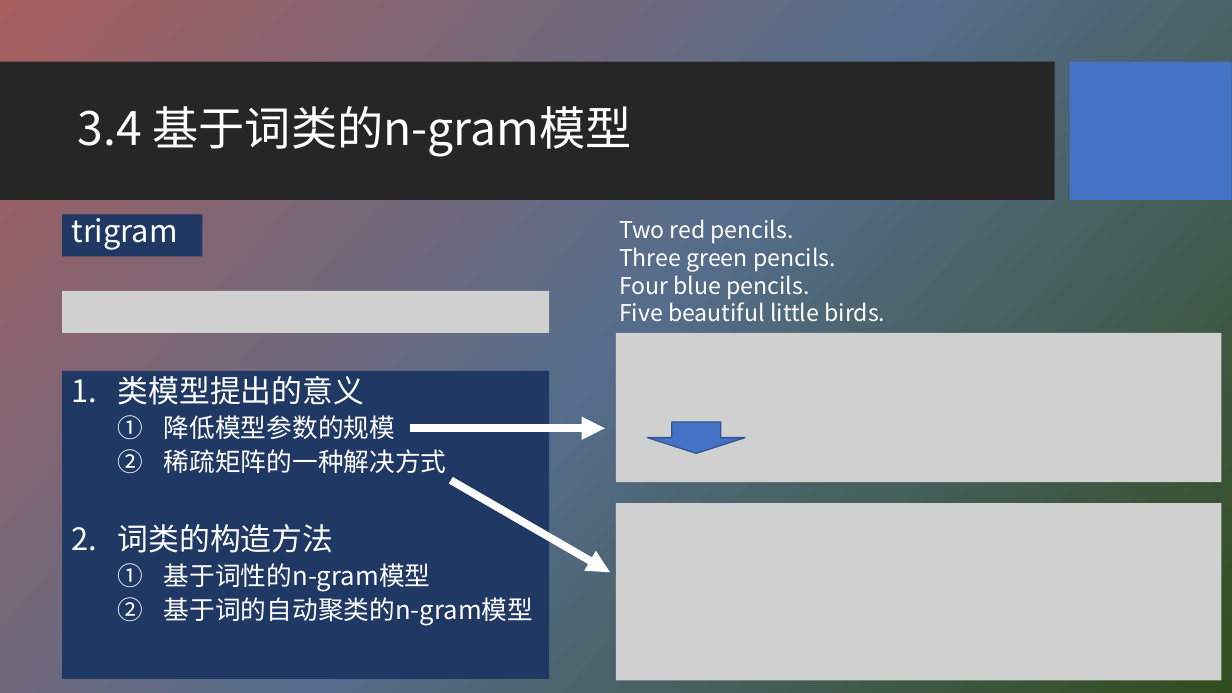
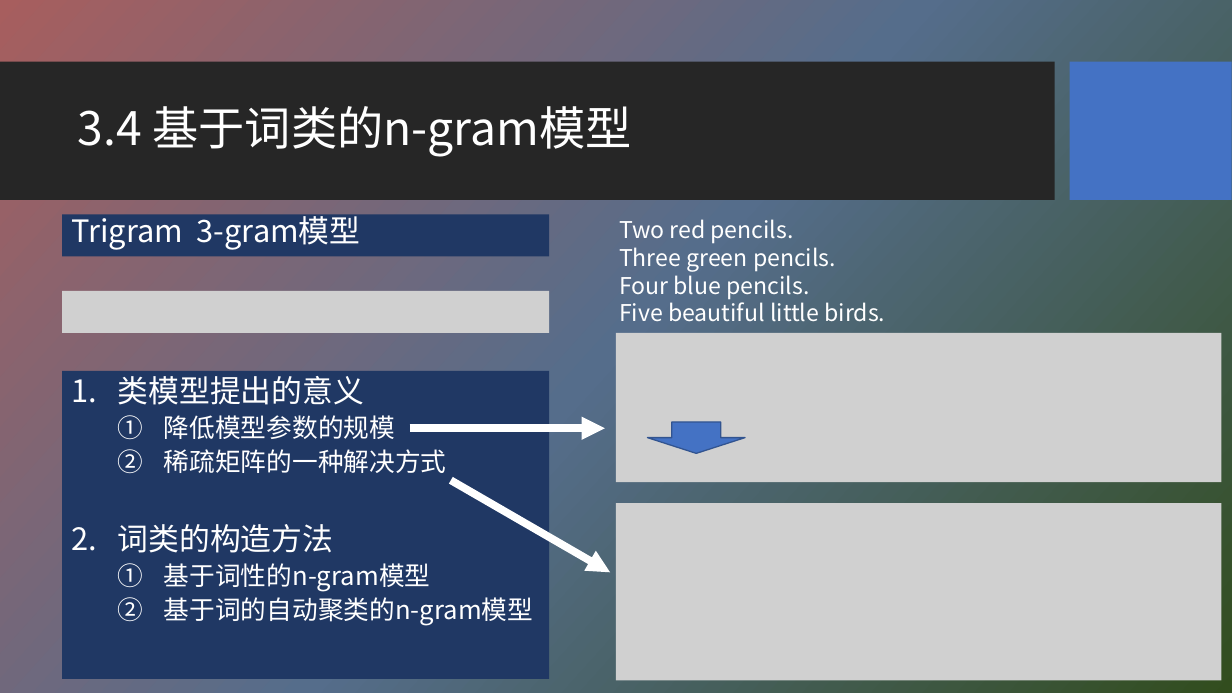
Before and after one commit to HBU/NLP_PPT, a slide deck: slide 36 of PPT-2020/ch03 n元语法模型.pptx. Drawn at 1232x693 pixels with LibreOffice and Linux fonts; fonts in the diff are those of the drawing; grey boxes stand for pictures; background and template pictures are left out. Boxes give left, top, right and bottom in pixels: in the first picture for what was removed or moved away, otherwise in the second. Text is boxed around its words. In the diff, an @@ line names an element or a change of style, - is before the commit and + after.

```diff
--- a/PPT-2020/ch03 n元语法模型.pptx
+++ b/PPT-2020/ch03 n元语法模型.pptx
@@ text "Trigram 3-gram模型": place and size @@
-text "Trigram 3-gram模型" at <box>62,214,202,256</box>
+text "Trigram 3-gram模型" at <box>62,214,549,256</box>
@@ text at <box>71,211,361,250</box>: text changed @@
-trigram
+Trigram 3-gram模型
```
Also in this commit, not shown: 7 other slides changed, 1 other file.
